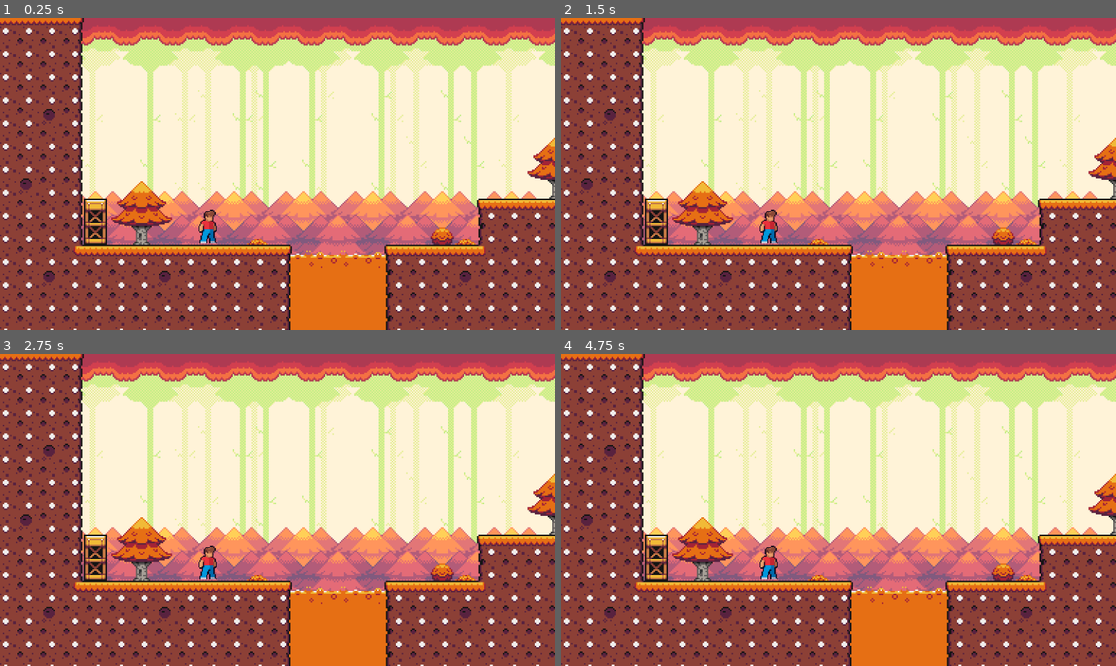
Above: before the commit, frames 1-4 (two rows, left to right).
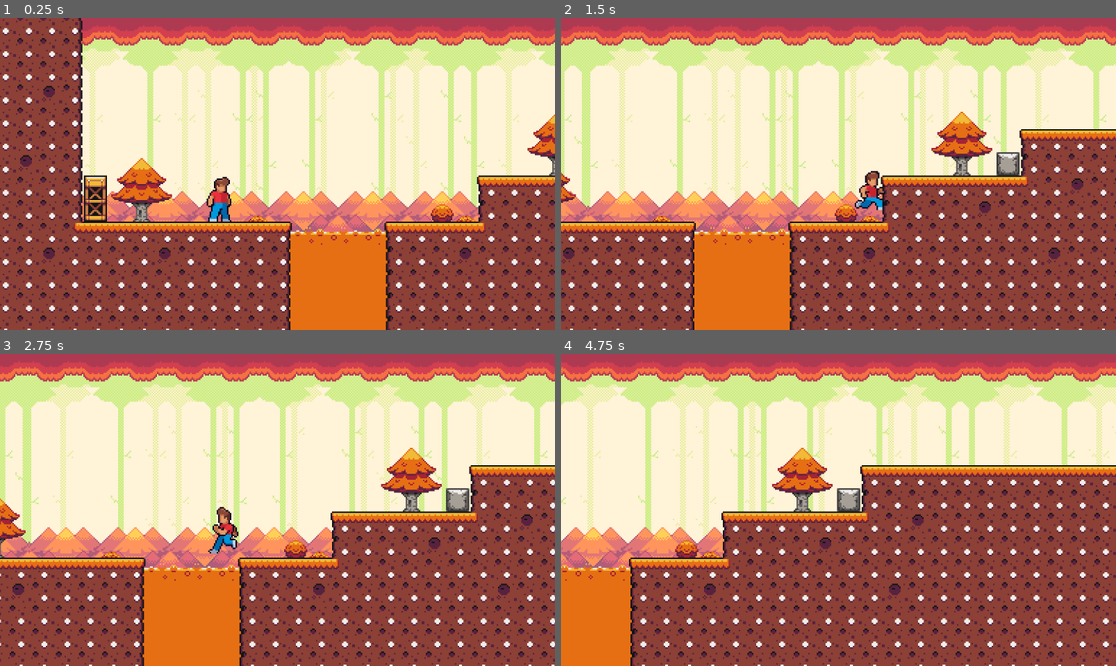
Above: after the commit, the same moments.

Repository: levi-wj/CSE310-group
Game: Godot game, scene res://Fall_Level.tscn
Two runs of this game, one before a commit and one after it. Both use one fixed random seed, a clock stepped at 60 frames per second and the inputs below.
Inputs:
- Up to frame 1 (0.25 s): no input
- Up to frame 2 (1.5 s): tap Enter (ui_accept) at 0.5, 0.77 s; hold Right (ui_right) from 0.53 s (still down)
- Up to frame 3 (2.75 s): tap Enter (ui_accept) at 1.52 s; release Right (ui_right) at 2.03 s; hold Left (ui_left) from 2.03 s (still down)
- Up to frame 4 (4.75 s): release Left (ui_left) at 2.78 s; hold Right (ui_right) 2.78-4.28 s; tap Enter (ui_accept) at 3.02, 3.77, 4.52 s; hold Left (ui_left) from 4.28 s (still down)

The runs differ from the first frame. In frame 1, 14% of the frame differs, in the area x 0-100%, y 0-88%; in frame 2, 60%; in frame 3, 60%; in frame 4, 64%, in the area x 0-100%, y 0-100%.
Error before the commit: Attempt to call function 'play' in base 'null instance' on a null instance. (res://CharacterBody2D.gd:19)

Commit message:
Fixed player prefab. Added to fall level

Diff:
--- a/Fall_Level.tscn
+++ b/Fall_Level.tscn
@@ -1,14 +1,10 @@
-[gd_scene load_steps=8 format=3 uid="uid://dmumlnssj6p7g"]
+[gd_scene load_steps=6 format=3 uid="uid://dmumlnssj6p7g"]
 
 [ext_resource type="PackedScene" uid="uid://wm4bk2rbs87w" path="res://tile_map.tscn" id="1_hloak"]
-[ext_resource type="Script" path="res://CharacterBody2D.gd" id="2_x5qvq"]
-[ext_resource type="Texture2D" uid="uid://byvse1qupywop" path="res://sprites/character/Male/Character1M_1_idle_1.png" id="3_fxwn2"]
 [ext_resource type="Texture2D" uid="uid://mi1dsw1mrb25" path="res://sprites/bg/FallBG.png" id="4_5lqsc"]
+[ext_resource type="PackedScene" uid="uid://by7lyy60j2myw" path="res://character.tscn" id="5_bccrw"]
 [ext_resource type="Texture2D" uid="uid://d055t5nxldugj" path="res://sprites/bg/FallHugeTree.png" id="5_kg7bn"]
 [ext_resource type="Texture2D" uid="uid://dboyyrn7s8x57" path="res://sprites/bg/FallTallTree.png" id="6_3btx1"]
-
-[sub_resource type="RectangleShape2D" id="RectangleShape2D_l11a6"]
-size = Vector2(11, 22)
 
 [node name="Spring_Level" type="Node2D"]
 metadata/_edit_horizontal_guides_ = []
@@ -24,31 +20,6 @@
 layer_1/y_sort_origin = 0
 layer_1/z_index = 0
 layer_1/tile_data = PackedInt32Array(458745, 1966083, 11, 458746, 2031619, 11, 458747, 1966083, 11, 458748, 2031619, 11 …(547 unchanged characters)…
-
-[node name="CharacterBody2D" type="CharacterBody2D" parent="."]
-position = Vector2(-56, 42)
-collision_layer = 2
-script = ExtResource("2_x5qvq")
-SPEED = 150.0
-JUMP_VELOCITY = -300.0
-
-[node name="Camera2D" type="Camera2D" parent="CharacterBody2D"]
-position = Vector2(0, -36)
-zoom = Vector2(3, 3)
-process_callback = 0
-limit_left = -200
-limit_bottom = 150
-position_smoothing_enabled = true
-position_smoothing_speed = 10.0
-
-[node name="Sprite2D" type="Sprite2D" parent="CharacterBody2D"]
-rotation = -1.5708
-scale = Vector2(0.75, 0.75)
-texture = ExtResource("3_fxwn2")
-
-[node name="CollisionShape2D" type="CollisionShape2D" parent="CharacterBody2D"]
-position = Vector2(0.5, 1)
-shape = SubResource("RectangleShape2D_l11a6")
 
 [node name="CanvasLayer" type="CanvasLayer" parent="."]
 
@@ -88,3 +59,6 @@
 offset_bottom = 208.0
 texture = ExtResource("6_3btx1")
 stretch_mode = 1
+
+[node name="CharacterBody2D" parent="." instance=ExtResource("5_bccrw")]
+position = Vector2(-48, 37)
--- /dev/null
+++ b/character.tscn
@@ -0,0 +1,119 @@
+[gd_scene load_steps=22 format=3 uid="uid://by7lyy60j2myw"]
+
+[ext_resource type="Script" path="res://CharacterBody2D.gd" id="1_oau1r"]
+[ext_resource type="Texture2D" uid="uid://b6ul7sqp2wqyv" path="res://sprites/character/Male/Character1M_1_idle_0.png" id="2_7deso"]
+[ext_resource type="Texture2D" uid="uid://byvse1qupywop" path="res://sprites/character/Male/Character1M_1_idle_1.png" id="3_31qkr"]
+[ext_resource type="Texture2D" uid="uid://d2g5rouo55nur" path="res://sprites/character/Male/Character1M_1_idle_2.png" id="4_3rsaw"]
+[ext_resource type="Texture2D" uid="uid://cxben50goyu3m" path="res://sprites/character/Male/Character1M_1_idle_3.png" id="5_c22e6"]
+[ext_resource type="Texture2D" uid="uid://bun726ybs8ned" path="res://sprites/character/Male/Character1M_1_idle_4.png" id="6_wv1iu"]
+[ext_resource type="Texture2D" uid="uid://du6xplf38dolc" path="res://sprites/character/Male/Character1M_1_idle_5.png" id="7_7ghog"]
+[ext_resource type="Texture2D" uid="uid://c1uq108et4n1n" path="res://sprites/character/Male/Character1M_1_idle_6.png" id="8_3pvx2"]
+[ext_resource type="Texture2D" uid="uid://sxpdvsbgtf6b" path="res://sprites/character/Male/Character1M_1_idle_7.png" id="9_nckui"]
+[ext_resource type="Texture2D" uid="uid://c6ad8dvimm2cm" path="res://sprites/character/Male/Character1M_1_jump_0.png" id="10_boolo"]
+[ext_resource type="Texture2D" uid="uid://2thsshw2uqlx" path="res://sprites/character/Male/Character1M_1_jump_1.png" id="11_m5hbv"]
+[ext_resource type="Texture2D" uid="uid://dp8td078yiws8" path="res://sprites/character/Male/Character1M_1_run_0.png" id="12_g6tfr"]
+[ext_resource type="Texture2D" uid="uid://bndq2mca5d4xt" path="res://sprites/character/Male/Character1M_1_run_1.png" id="13_nodfw"]
+[ext_resource type="Texture2D" uid="uid://dv0qa6js0j0sd" path="res://sprites/character/Male/Character1M_1_run_2.png" id="14_q3puv"]
+[ext_resource type="Texture2D" uid="uid://r2bfngj0v2tn" path="res://sprites/character/Male/Character1M_1_run_3.png" id="15_3rr0t"]
+[ext_resource type="Texture2D" uid="uid://cyfl2tbbk4sr0" path="res://sprites/character/Male/Character1M_1_run_4.png" id="16_p22mc"]
+[ext_resource type="Texture2D" uid="uid://c5wvniqff1kgq" path="res://sprites/character/Male/Character1M_1_run_5.png" id="17_voyf2"]
+[ext_resource type="Texture2D" uid="uid://jgo37iwluori" path="res://sprites/character/Male/Character1M_1_run_6.png" id="18_t3kqs"]
+[ext_resource type="Texture2D" uid="uid://cwdooi8ldnhc6" path="res://sprites/character/Male/Character1M_1_run_7.png" id="19_hmiy4"]
+
+[sub_resource type="RectangleShape2D" id="RectangleShape2D_ety37"]
+size = Vector2(16, 28)
+
+[sub_resource type="SpriteFrames" id="SpriteFrames_b2aci"]
+animations = [{
+"frames": [{
+"duration": 1.0,
+"texture": ExtResource("2_7deso")
+}, {
+"duration": 1.0,
+"texture": ExtResource("3_31qkr")
+}, {
+"duration": 1.0,
+"texture": ExtResource("4_3rsaw")
+}, {
+"duration": 1.0,
+"texture": ExtResource("5_c22e6")
+}, {
+"duration": 1.0,
+"texture": ExtResource("6_wv1iu")
+}, {
+"duration": 1.0,
+"texture": ExtResource("7_7ghog")
+}, {
+"duration": 1.0,
+"texture": ExtResource("8_3pvx2")
+}, {
+"duration": 1.0,
+"texture": ExtResource("9_nckui")
+}],
+"loop": true,
+"name": &"idle",
+"speed": 10.0
+}, {
+"frames": [{
+"duration": 1.0,
+"texture": ExtResource("10_boolo")
+}, {
+"duration": 1.0,
+"texture": ExtResource("11_m5hbv")
+}],
+"loop": true,
+"name": &"jump",
+"speed": 10.0
+}, {
+"frames": [{
+"duration": 1.0,
+"texture": ExtResource("12_g6tfr")
+}, {
+"duration": 1.0,
+"texture": ExtResource("13_nodfw")
+}, {
+"duration": 1.0,
+"texture": ExtResource("14_q3puv")
+}, {
+"duration": 1.0,
+"texture": ExtResource("15_3rr0t")
+}, {
+"duration": 1.0,
+"texture": ExtResource("16_p22mc")
+}, {
+"duration": 1.0,
+"texture": ExtResource("17_voyf2")
+}, {
+"duration": 1.0,
+"texture": ExtResource("18_t3kqs")
+}, {
+"duration": 1.0,
+"texture": ExtResource("19_hmiy4")
+}],
+"loop": true,
+"name": &"run",
+"speed": 10.0
+}]
+
+[node name="CharacterBody2D" type="CharacterBody2D"]
+position = Vector2(23, 55)
+collision_layer = 2
+script = ExtResource("1_oau1r")
+SPEED = 200.0
+JUMP_VELOCITY = -320.0
+
+[node name="Camera2D" type="Camera2D" parent="."]
+zoom = Vector2(3, 3)
+process_callback = 0
+limit_left = -200
+limit_bottom = 130
+position_smoothing_enabled = true
+
+[node name="CollisionShape2D" type="CollisionShape2D" parent="."]
+position = Vector2(0, 2)
+shape = SubResource("RectangleShape2D_ety37")
+
+[node name="AnimatedSprite2D" type="AnimatedSprite2D" parent="."]
+rotation = -1.5708
+sprite_frames = SubResource("SpriteFrames_b2aci")
+animation = &"idle"
